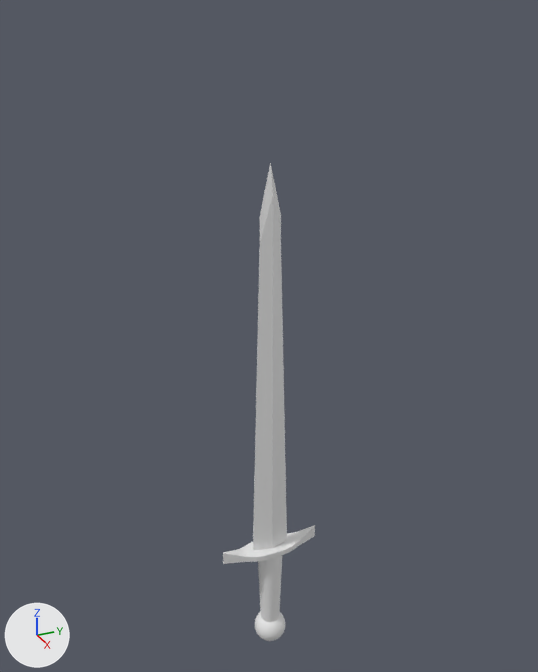
A saved change to the FBX model Assets/Resources/ItemModels/BastardSword.fbx.
Rendered twice from a camera (50 mm lens) standing at (1.882, -0.851, 1.958) and looking at (-0.064, 0.025, 0.984). Lighting does not change. The marker at lower left points along +X, +Y and +Z. The first picture is the older version. Where no turn or scale is listed for an object, it has been applied to the vertices.

Before the edit, the objects in view are built like this:
```python
me_sphere_001 = bpy.data.meshes.new('Sphere.001')
me_sphere_001.from_pydata(...)  # 756 vertices, 820 faces; spans x -0.06..0.06, y -0.17..0.17, z -0.21..1.54
ob_bastardsword = bpy.data.objects.new('BastardSword', me_sphere_001)
ob_bastardsword.location = (0.0, 0.0, 0.0)
```
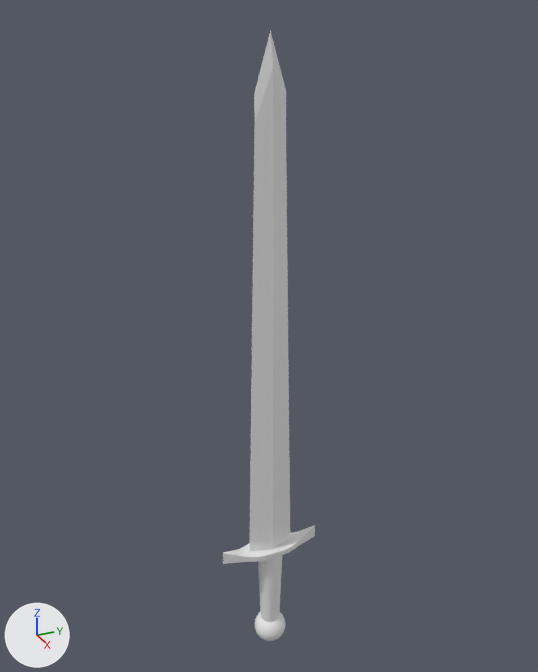
The newer file is also rescaled (x1.136), turned or shifted as a whole; pictures and numbers use the older file's frame.

The change, as a list of edits to the scene's bpy script:
```text
Change me_sphere_001:
    used by ob_bastardsword; location = (0.0, 0.0, 0.0)
    remove me_sphere_001.from_pydata(...)  # 756 vertices, 820 faces; spans x -0.06..0.06, y -0.17..0.17, z -0.21..1.54
    add me_sphere_001.from_pydata(...)  # 756 vertices, 820 faces; spans x -0.06..0.06, y -0.17..0.17, z -0.21..1.88
    me_sphere_001 part 1: all 2 vertices in x 0.0, y -0.06, z 0.22 are moved by (0.0, -0.01, 0.0)
    me_sphere_001 part 2: all 4 vertices in x 0.0, y -0.03, z 1.31..1.39 are moved by (0.0, -0.01, 0.34)
    me_sphere_001 part 3: all 4 vertices in x -0.02..0.02, y 0.0, z 1.46..1.54 are moved by (0.0, 0.0, 0.34)
    me_sphere_001 part 4: all 2 vertices in x 0.0, y 0.06, z 0.22 are moved by (0.0, 0.01, 0.0)
    me_sphere_001 part 5: all 4 vertices in x 0.0, y 0.03, z 1.31..1.39 are moved by (0.0, 0.01, 0.34)
```

Where the change shows, as pixel boxes (x1, y1, x2, y2) in the pictures (538 x 672 px; the box of a moved part takes in the faces that stretch with it):
'BastardSword', reshaped (28% taller)
    before: (223, 163, 315, 641)
    after: (223, 30, 315, 641)
part 1 of me_sphere_001, moved or reshaped
    before: (253, 196, 273, 550)
    after: (249, 69, 273, 551)
part 2 of me_sphere_001, moved or reshaped (not visible before)
    after: (254, 94, 255, 116)
part 3 of me_sphere_001, moved or reshaped
    before: (260, 163, 273, 241)
    after: (254, 30, 273, 121)
part 4 of me_sphere_001, moved or reshaped
    before: (272, 196, 287, 548)
    after: (273, 66, 290, 549)
part 5 of me_sphere_001, moved or reshaped
    before: (271, 168, 281, 238)
    after: (271, 34, 286, 118)
